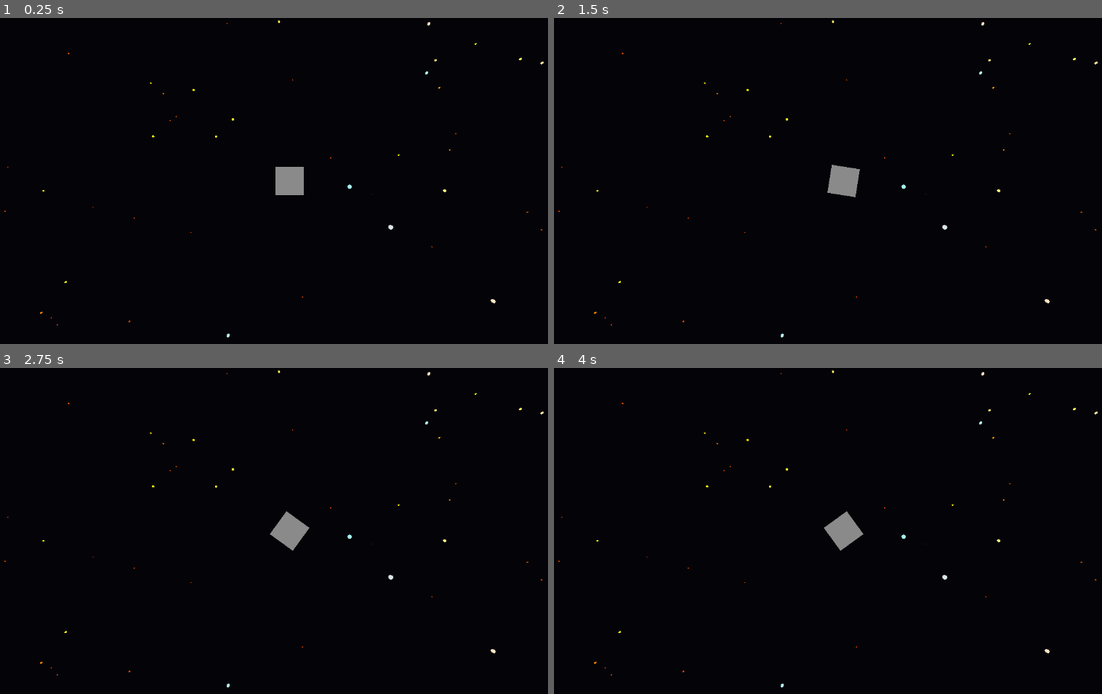
Above: before the commit, frames 1-4 (two rows, left to right).
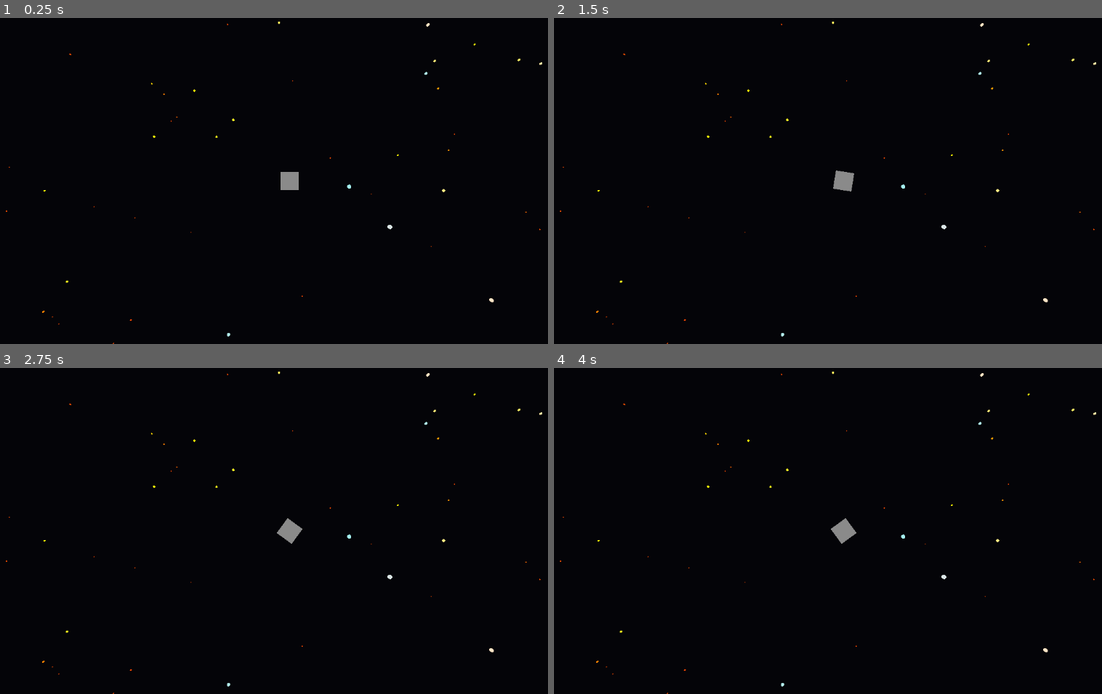
Above: after the commit, the same moments.

Repository: the-alex-g/NewSpaceGame
Game: Godot game, scene res://main/main.tscn
Same seed, same stepped clock (60 frames per second), same inputs: the game is played once before the commit and once after it.
Inputs:
- Up to frame 1 (0.25 s): no input
- Up to frame 2 (1.5 s): tap Enter at 0.5 s; hold D (right) 0.53-1.28 s; hold W (fire_phaser, bound only after the commit) 0.53-1.28 s; tap Space (fire_missile, bound only after the commit) at 0.6, 1.25 s; hold A (left) from 1.28 s (still down); tap W (fire_phaser, bound only after the commit) at 1.35 s
- Up to frame 3 (2.75 s): tap S (toggle_shields, bound only after the commit) at 1.55, 2.1 s; tap Enter at 2 s; release A (left) at 2.03 s; hold D (right) from 2.03 s (still down); tap Space (fire_missile, bound only after the commit) at 2.3 s
- Up to frame 4 (4 s): tap Space (fire_missile, bound only after the commit) at 2.75, 2.85 s; release D (right) at 2.78 s; hold Q (decrease_thrust) 2.78-3.53 s; tap W (fire_phaser, bound only after the commit) at 3.05 s; tap Enter at 3.5 s; hold A (left) from 3.53 s (still down); hold W (fire_phaser, bound only after the commit) from 3.53 s (still down); tap S (toggle_shields, bound only after the commit) at 3.8 s

The runs differ from the first frame. In frame 1, 0.4% of the frame differs, in the area x 0-100%, y 0-100%; in frame 2, 0.4%; in frame 3, 0.4%; in frame 4, 0.4%.

Commit message:
Add launching missiles

Diff:
--- a/project/main/main.gd
+++ b/project/main/main.gd
@@ -1,15 +1,13 @@
 extends Node3D
 
-@onready var _player_display_container := $PlayerDisplayContainer
+@onready var _missile_container := $MissileContainer
 
 
-func add_players(count: int) -> void:
-	_player_display_container.columns = ceilf(sqrt(count))
-	for x in count:
-		_add_player(x)
-
-
-func _add_player(index: int) -> void:
-	var player_display := preload("res://player_display.tscn").instantiate()
-	_player_display_container.add_child(player_display)
-	player_display.player_index = index
+func on_player_missile_launch_requested(player: Player) -> void:
+	var missile = load("res://missile/missile.tscn").instantiate()
+	_missile_container.add_child(missile)
+	missile.global_position = player.global_position + \
+		Vector3.DOWN * 3 + \
+		Vector3.FORWARD.rotated(Vector3.UP, player.rotation.y) * player.speed / 100
+	missile.rotation = player.rotation
+	missile.damage = player.missile_damage
--- a/project/main/main.tscn
+++ b/project/main/main.tscn
@@ -1,6 +1,7 @@
-[gd_scene load_steps=7 format=3 uid="uid://dmt1goqc2tg2b"]
+[gd_scene load_steps=8 format=3 uid="uid://dmt1goqc2tg2b"]
 
-[ext_resource type="Script" uid="uid://df0orlu2um7s6" path="res://main/main.gd" id="1_ig7tw"]
+[ext_resource type="Script" uid="uid://pj68ya5vuexn" path="res://main/main.gd" id="1_ig7tw"]
+[ext_resource type="Script" uid="uid://df0orlu2um7s6" path="res://main/player_display_container.gd" id="2_c651c"]
 [ext_resource type="PackedScene" uid="uid://djvi11yd6tng5" path="res://player_display.tscn" id="2_pjrb6"]
 [ext_resource type="Script" uid="uid://bh4o3gwqj3x2a" path="res://main/starfield.gd" id="3_xwkvk"]
 
@@ -30,6 +31,7 @@
 anchor_bottom = 1.0
 grow_horizontal = 2
 grow_vertical = 2
+script = ExtResource("2_c651c")
 
 [node name="PlayerDisplay" parent="PlayerDisplayContainer" instance=ExtResource("2_pjrb6")]
 layout_mode = 2
@@ -41,3 +43,7 @@
 star_radius_curve = SubResource("Curve_xwkvk")
 star_color_gradient = SubResource("Gradient_c651c")
 metadata/_custom_type_script = "uid://bh4o3gwqj3x2a"
+
+[node name="MissileContainer" type="Node3D" parent="."]
+
+[connection signal="missile_launch_requested" from="PlayerDisplayContainer/PlayerDisplay" to="." method="on_player_missile_launch_requested"]
--- /dev/null
+++ b/project/main/player_display_container.gd
@@ -0,0 +1,14 @@
+extends GridContainer
+
+
+func add_players(count: int) -> void:
+	columns = ceilf(sqrt(count))
+	for x in count:
+		_add_player(x)
+
+
+func _add_player(index: int) -> void:
+	var player_display := preload("res://player_display.tscn").instantiate()
+	add_child(player_display)
+	player_display.player_index = index
+	player_display.missile_launch_requested.connect(get_parent().on_player_missile_launch_requested)
--- /dev/null
+++ b/project/missile/missile.gd
@@ -0,0 +1,13 @@
+class_name Missile
+extends CharacterBody3D
+
+var damage := 0.0
+var speed := 175
+
+
+func _physics_process(delta: float) -> void:
+	move_and_collide(Vector3.FORWARD.rotated(Vector3.UP, rotation.y) * speed * delta)
+
+
+func _on_timer_timeout() -> void:
+	queue_free()
--- /dev/null
+++ b/project/missile/missile.tscn
@@ -0,0 +1,28 @@
+[gd_scene load_steps=4 format=3 uid="uid://blkbh8fmbsoso"]
+
+[ext_resource type="Script" uid="uid://baj3tlgu80dlj" path="res://missile/missile.gd" id="1_yplei"]
+
+[sub_resource type="CylinderShape3D" id="CylinderShape3D_w25oy"]
+height = 1.0
+radius = 0.25
+
+[sub_resource type="CapsuleMesh" id="CapsuleMesh_w25oy"]
+radius = 0.25
+height = 1.0
+
+[node name="Missile" type="CharacterBody3D"]
+script = ExtResource("1_yplei")
+
+[node name="CollisionShape3D" type="CollisionShape3D" parent="."]
+transform = Transform3D(1, 0, 0, 0, -4.37114e-08, 1, 0, -1, -4.37114e-08, 0, 0, 0)
+shape = SubResource("CylinderShape3D_w25oy")
+
+[node name="MeshInstance3D" type="MeshInstance3D" parent="."]
+transform = Transform3D(0.999996, 0.00291933, 8.25397e-06, -2.67884e-06, -0.00191371, 0.999998, 0.00291934, -0.999994, -0.00191369, 0, 0, 0)
+mesh = SubResource("CapsuleMesh_w25oy")
+
+[node name="Timer" type="Timer" parent="."]
+wait_time = 5.0
+autostart = true
+
+[connection signal="timeout" from="Timer" to="." method="_on_timer_timeout"]
--- a/project/player/player.gd
+++ b/project/player/player.gd
@@ -1,4 +1,7 @@
+class_name Player
 extends CharacterBody3D
+
+signal missile_launch_requested(player: Player)
 
 @export var turn_speed := 0.5
 
@@ -19,13 +22,34 @@
 var max_fuel := 100.0
 var fuel_regeneration := 10.0
 var thrust_fuel_burn_multiplier := 2.5
+var thrust_speed_multiplier := 25.0
+var speed : float :
+	get():
+		return _thrust * thrust_speed_multiplier
 var health := 50.0 :
 	set(value):
 		if value <= max_health and value >= 0.0:
 			health = value
 var max_health := 100.0
 var repair_fuel_cost := 2.0
-var max_repair_per_second := 10.0
+var phaser_fuel_cost := 5
+var phaser_damage := 10.0
+var phaser_cooldown_time := 0.25
+var _can_fire_phasers := true
+var missile_damage := 50.0
+var missile_cooldown_time := 1.0
+var _can_fire_missiles := true
+var shield_health := 100.0 :
+	set(value):
+		if value >= 0.0 and value <= max_shield_health:
+			shield_health = value
+var max_shield_health := 100.0
+var _shields_up := false
+var shield_fuel_cost := 5
+var shield_recovery_rate := 10.0
+var shield_percent_absorption := 0.9
+
+@onready var _phaser_area : Area3D = $PhaserArea
 
 
 func _physics_process(delta: float) -> void:
@@ -33,23 +57,68 @@
 		_thrust += 1
 	if Input.is_action_just_pressed("decrease_thrust"):
 		_thrust -= 1
+	if Input.is_action_just_pressed("toggle_shields"):
+		_shields_up = not _shields_up
+	if Input.is_action_just_pressed("fire_missile") and _can_fire_missiles:
+		_fire_missile()
+	if Input.is_action_pressed("fire_phaser") and _can_fire_phasers:
+		_fire_phaser()
 
 	var turning := Input.get_axis("right", "left")
 	rotate(Vector3.UP, turning * delta * TAU * turn_speed)
 	$Camera3D.global_rotation = Vector3(-PI/2, 0.0, 0.0)
 
+	_calculate_fuel(delta)
+
+	if not _shields_up:
+		shield_health += shield_recovery_rate * delta
+
+	print("ship ", index, ": fuel ", round(fuel), " health ", round(health))
+
+	move_and_collide(Vector3.FORWARD.rotated(Vector3.UP, rotation.y) * delta * speed)
+
+
+func _calculate_fuel(delta: float) -> void:
 	var delta_fuel := fuel_regeneration - _thrust * thrust_fuel_burn_multiplier
 
+	if _shields_up:
+		delta_fuel -= shield_fuel_cost
+
 	if health < max_health and delta_fuel > 0.0:
-		var repair_amount := minf(
-			max_repair_per_second,
-			floor(delta_fuel / repair_fuel_cost)
-		)
+		var repair_amount := floorf(delta_fuel / repair_fuel_cost)
 		health += repair_amount * delta
 		delta_fuel -= repair_fuel_cost * repair_amount
 
 	fuel += delta_fuel * delta
 
-	print("ship ", index, ": fuel ", round(fuel), " health ", round(health))
 
-	move_and_collide(Vector3.FORWARD.rotated(Vector3.UP, rotation.y) * delta * _thrust * 50)
+func _fire_missile() -> void:
+	missile_launch_requested.emit(self)
+	_can_fire_missiles = false
+	await get_tree().create_timer(missile_cooldown_time).timeout
+	_can_fire_missiles = true
+
+
+func _fire_phaser() -> void:
+	var targets := _phaser_area.get_overlapping_bodies()
+	var target : Node3D = null
+	for potential_target in targets:
+		if target:
+			if target.global_position.distance_squared_to(global_position) < \
+					potential_target.global_position.distance_squared_to(global_position):
+				target = potential_target
+		else:
+			target = potential_target
+	if target:
+		fuel -= phaser_fuel_cost
+		target.damage(phaser_damage)
+		_can_fire_phasers = false
+		await get_tree().create_timer(phaser_cooldown_time).timeout
+		_can_fire_phasers = true
+
+
+func damage(amount: float) -> void:
+	if _shields_up:
+		shield_health -= amount * shield_percent_absorption
+		amount *= 1.0 - shield_percent_absorption
+	health -= amount
--- a/project/player/player.tscn
+++ b/project/player/player.tscn
@@ -1,10 +1,13 @@
-[gd_scene load_steps=4 format=3 uid="uid://d4i03rbq60ft4"]
+[gd_scene load_steps=5 format=3 uid="uid://d4i03rbq60ft4"]
 
 [ext_resource type="Script" uid="uid://cf34qdetnrndf" path="res://player/player.gd" id="1_oul6g"]
 
 [sub_resource type="SphereShape3D" id="SphereShape3D_kqu6x"]
 
 [sub_resource type="BoxMesh" id="BoxMesh_kqu6x"]
+
+[sub_resource type="CylinderShape3D" id="CylinderShape3D_oul6g"]
+radius = 10.0
 
 [node name="Player" type="CharacterBody3D"]
 script = ExtResource("1_oul6g")
@@ -16,5 +19,10 @@
 mesh = SubResource("BoxMesh_kqu6x")
 
 [node name="Camera3D" type="Camera3D" parent="."]
-transform = Transform3D(1, 0, 0, 0, -4.37114e-08, 1, 0, -1, -4.37114e-08, 0, 8, 0)
+transform = Transform3D(1, 0, 0, 0, -4.37114e-08, 1, 0, -1, -4.37114e-08, 0, 12, 0)
 current = true
+
+[node name="PhaserArea" type="Area3D" parent="."]
+
+[node name="CollisionShape3D" type="CollisionShape3D" parent="PhaserArea"]
+shape = SubResource("CylinderShape3D_oul6g")
--- a/project/player_display.gd
+++ b/project/player_display.gd
@@ -1,4 +1,6 @@
 extends Control
+
+signal missile_launch_requested(player: Player)
 
 var player_index := -1 : set = set_player_index, get = get_player_index
 
@@ -11,3 +13,7 @@
 
 func get_player_index() -> int:
 	return _player.index
+
+
+func _on_player_missile_launch_requested(player: Player) -> void:
+	missile_launch_requested.emit(player)
--- a/project/player_display.tscn
+++ b/project/player_display.tscn
@@ -30,3 +30,5 @@
 
 [node name="Player" parent="SubViewportContainer/SubViewport" instance=ExtResource("1_htkmk")]
 unique_name_in_owner = true
+
+[connection signal="missile_launch_requested" from="SubViewportContainer/SubViewport/Player" to="." method="_on_player_missile_launch_requested"]
--- a/project/project.godot
+++ b/project/project.godot
@@ -37,3 +37,18 @@
 "events": [Object(InputEventKey,"resource_local_to_scene":false,"resource_name":"","device":-1,"window_id":0,"alt_press …(192 unchanged characters)…
 ]
 }
+toggle_shields={
+"deadzone": 0.2,
+"events": [Object(InputEventKey,"resource_local_to_scene":false,"resource_name":"","device":-1,"window_id":0,"alt_pressed":false,"shift_pressed":false,"ctrl_pressed":false,"meta_pressed":false,"pressed":false,"keycode":0,"physical_keycode":83,"key_label":0,"unicode":115,"location":0,"echo":false,"script":null)
+]
+}
+fire_missile={
+"deadzone": 0.2,
+"events": [Object(InputEventKey,"resource_local_to_scene":false,"resource_name":"","device":-1,"window_id":0,"alt_pressed":false,"shift_pressed":false,"ctrl_pressed":false,"meta_pressed":false,"pressed":false,"keycode":0,"physical_keycode":32,"key_label":0,"unicode":32,"location":0,"echo":false,"script":null)
+]
+}
+fire_phaser={
+"deadzone": 0.2,
+"events": [Object(InputEventKey,"resource_local_to_scene":false,"resource_name":"","device":-1,"window_id":0,"alt_pressed":false,"shift_pressed":false,"ctrl_pressed":false,"meta_pressed":false,"pressed":false,"keycode":0,"physical_keycode":87,"key_label":0,"unicode":119,"location":0,"echo":false,"script":null)
+]
+}
Not shown, changed: project/main/main.gd.uid
Not shown, added: project/main/player_display_container.gd.uid
Not shown, added: project/missile/missile.gd.uid
